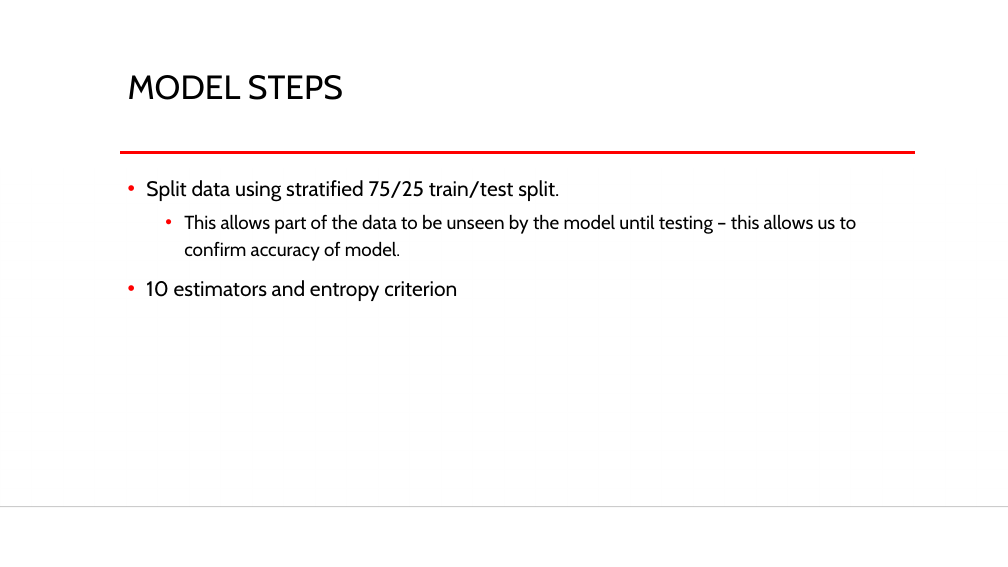
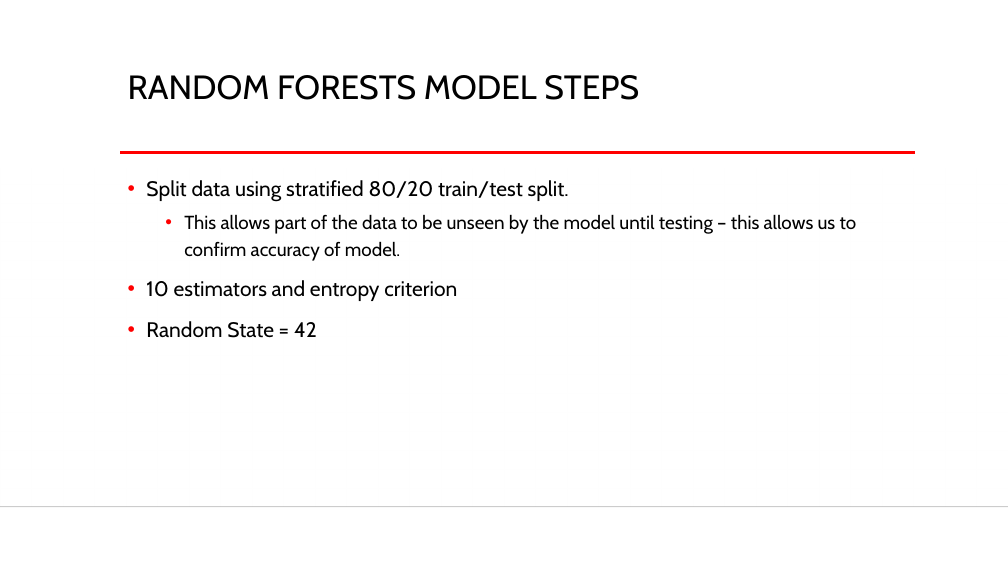
Before and after one commit to PaulButler8/springboard, a slide deck: slide 17 of Capstone 2/Capstone 2 Presentation.pptx (slide 9 before the commit). Drawn at 1008x567 pixels with LibreOffice and Linux fonts; fonts in the diff are those of the drawing; background and template pictures are left out. Boxes give left, top, right and bottom in pixels: in the first picture for what was removed or moved away, otherwise in the second. Text is boxed around its words. In the diff, an @@ line names an element or a change of style, - is before the commit and + after.

```diff
--- a/Capstone 2/Capstone 2 Presentation.pptx
+++ b/Capstone 2/Capstone 2 Presentation.pptx
@@ title at [128, 75, 639, 100]: text changed @@
-MODEL STEPS
+RANDOM FORESTS MODEL STEPS
@@ text at [146, 180, 569, 202]: text changed @@
-• Split data using stratified 75/25 train/test split.
+• Split data using stratified 80/20 train/test split.
@@ text at [146, 321, 317, 338]: paragraph added @@
+• Random State = 42
```
Also in this commit, not shown: 9 other slides changed, 8 slides added, 1 other file.
